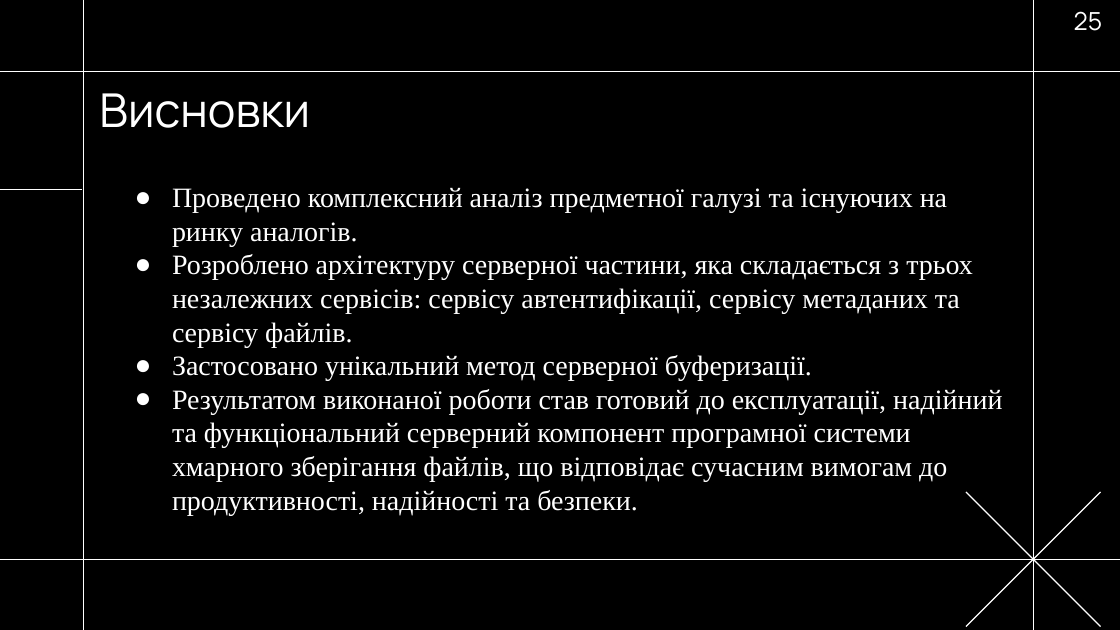
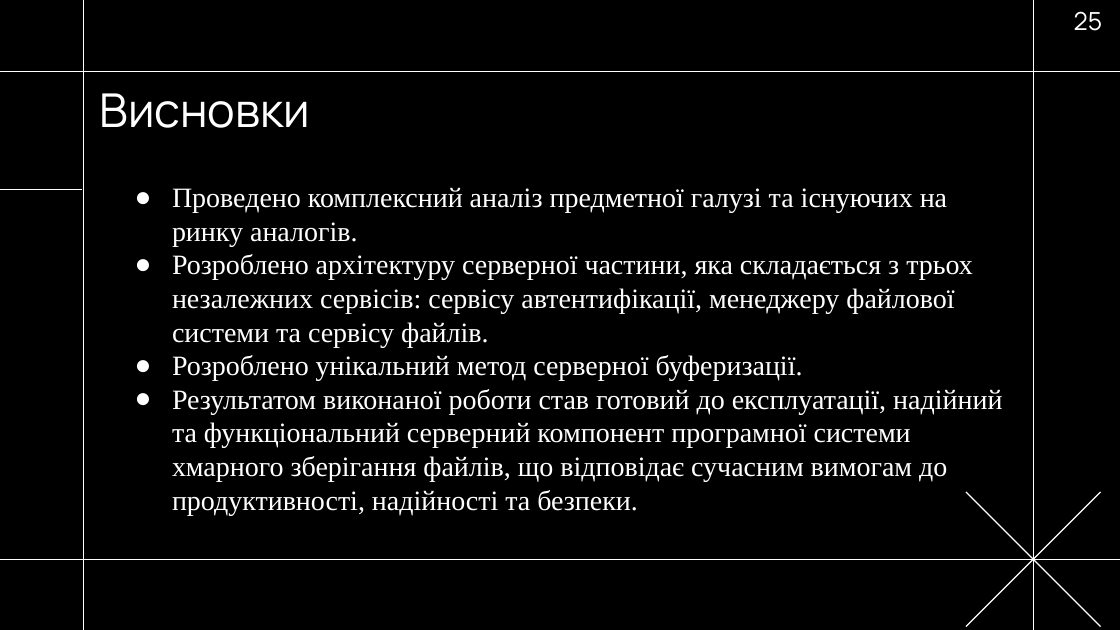
Before and after one commit to NureButsulinIhor/2025_B_PI_PZPI-21-2_Butsulin_I_O, a slide deck: slide 25 of 2025_Б_ПІ_ПЗПІ_21_2_Буцулін_І_О.pptx. Drawn at 1120x630 pixels with LibreOffice and Linux fonts; fonts in the diff are those of the drawing. Boxes give left, top, right and bottom in pixels: in the first picture for what was removed or moved away, otherwise in the second. Text is boxed around its words. In the diff, an @@ line names an element or a change of style, - is before the commit and + after.

```diff
--- a/2025_Б_ПІ_ПЗПІ_21_2_Буцулін_І_О.pptx
+++ b/2025_Б_ПІ_ПЗПІ_21_2_Буцулін_І_О.pptx
@@ text at bbox=[172, 254, 973, 381]: text changed @@
-● Розроблено архітектуру серверної частини, яка складається з трьох незалежних сервісів: сервісу автентифікації, сервісу метаданих та сервісу файлів.
-● Застосовано унікальний метод серверної буферизації.
+● Розроблено архітектуру серверної частини, яка складається з трьох незалежних сервісів: сервісу автентифікації, менеджеру файлової системи та сервісу файлів.
+● Розроблено унікальний метод серверної буферизації.
```
Also in this commit, not shown: 12 other slides changed.
